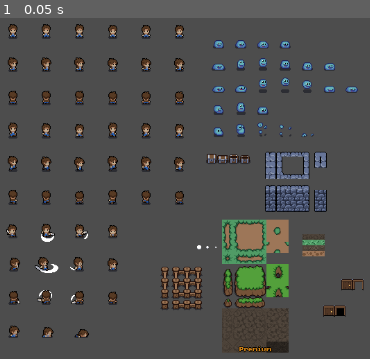
Above: before the commit, frame 1.
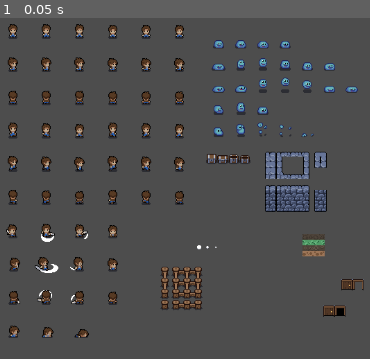
Above: after the commit, the same moment.

Repository: pacojemez/Joc-henry-riucs
Game: Godot game, scene res://scenes/Joc.tscn
Same seed, same stepped clock (60 frames per second), same inputs: the game is played once before the commit and once after it. The project has no main scene, so this scene is started directly.
Inputs:
- Up to frame 1 (0.05 s): no input

The runs differ from the first frame. In frame 1, 5.0% of the frame differs, in the area x 60-79%, y 59-99%.

Commit message:
sprites joc
afegits sprites

Diff:
--- a/scenes/Joc.tscn
+++ b/scenes/Joc.tscn
@@ -6,7 +6,6 @@
 [ext_resource type="Texture2D" uid="uid://xj4uve8x7cjs" path="res://sprites/particles/dust_particles_01.png" id="4_gbb5c"]
 [ext_resource type="Texture2D" uid="uid://cuxke0hgmqnwc" path="res://sprites/tilesets/fences.png" id="5_3ly3i"]
 [ext_resource type="Texture2D" uid="uid://d4lqga6514x3m" path="res://sprites/tilesets/decor_8x8.png" id="6_texdh"]
-[ext_resource type="Texture2D" uid="uid://cstmajlem5ysh" path="res://sprites/tilesets/plains.png" id="7_wrepp"]
 [ext_resource type="Texture2D" uid="uid://nxmheocryk5x" path="res://sprites/tilesets/walls/walls.png" id="8_nstqq"]
 [ext_resource type="Texture2D" uid="uid://drxx7gf255i7f" path="res://sprites/tilesets/walls/wooden_door.png" id="9_62scl"]
 [ext_resource type="Texture2D" uid="uid://ctlu5gant8716" path="res://sprites/tilesets/walls/wooden_door_b.png" id="10_ljvg0"]
@@ -43,11 +42,6 @@
 position = Vector2(455, 328)
 texture = ExtResource("6_texdh")
 
-[node name="Plains" type="Sprite2D" parent="."]
-texture_filter = 1
-position = Vector2(371, 387)
-texture = ExtResource("7_wrepp")
-
 [node name="Walls" type="Sprite2D" parent="."]
 texture_filter = 1
 position = Vector2(449, 248)
Not shown: 1 places in scenes/Joc.tscn that only renumber resources
